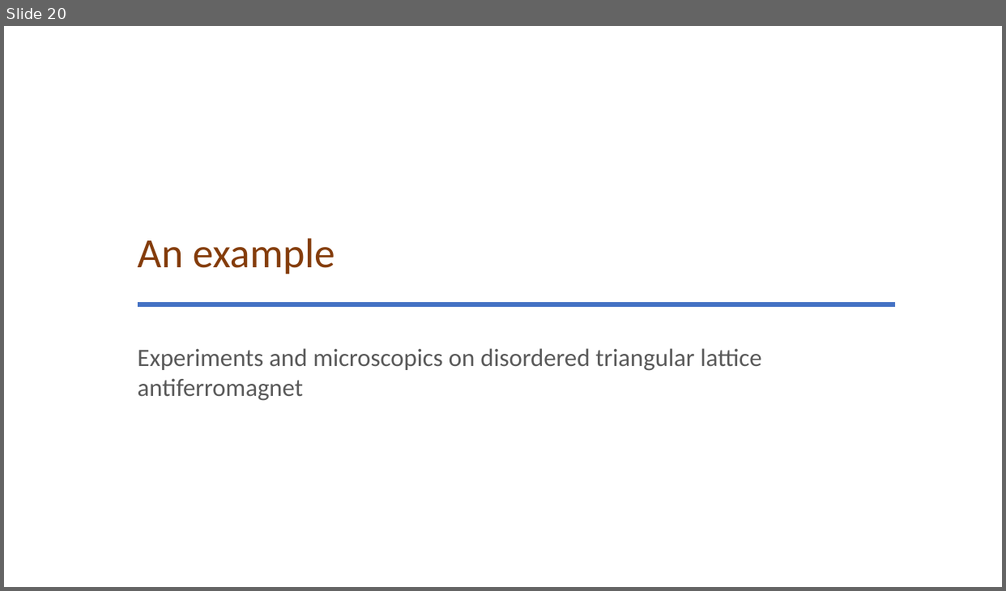
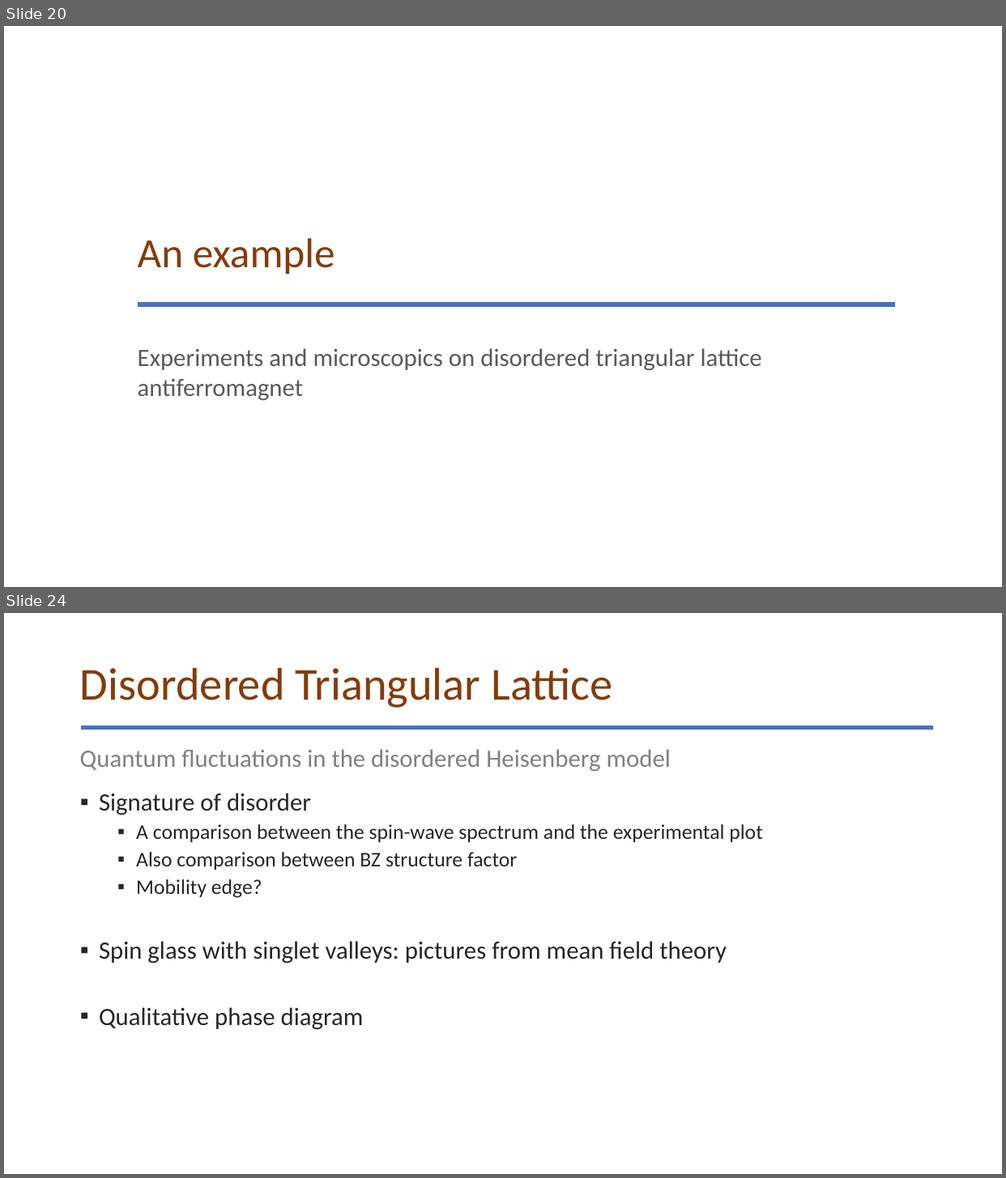
Before and after one commit to glacieant/disordered_triangular_swt, a slide deck: talk/disordered_non-collinear_magnet.pptx. Shown one above the other, each under a label of ours: slide 20 before the commit, slides 20 and 24 after it; the slides between them are not shown. The pictures are 1006x591 and 1006x1178 pixels, drawn with LibreOffice and Linux fonts; fonts in the diff are those of the drawing. Boxes give left, top, right and bottom in pixels: in the first picture for what was removed or moved away, otherwise in the second. Text is boxed around its words. In the diff, an @@ line names an element or a change of style, - is before the commit and + after.

```diff
--- a/talk/disordered_non-collinear_magnet.pptx
+++ b/talk/disordered_non-collinear_magnet.pptx
@@ slide 24 added at (4,613,1002,1174), background #FFFFFF @@
@@ title added at (80,667,612,708), 44 pt, text #843C0B @@
+Disordered Triangular Lattice
@@ line added from (81, 727) to (934, 727), #4472C4 4.5 pt @@
@@ text added at (80,749,671,771), 24 pt, text #808080 @@
+Quantum fluctuations in the disordered Heisenberg model
@@ text added at (99,793,763,1030), 20 pt, text #262626 @@
+▪ Signature of disorder
+  ▪ A comparison between the spin-wave spectrum and the experimental plot
+  ▪ Also comparison between BZ structure factor
+  ▪ Mobility edge?
+▪ Spin glass with singlet valleys: pictures from mean field theory
+▪ Qualitative phase diagram
```
Also in this commit, not shown: 6 slides changed, 4 other slides added, 5 other files.
